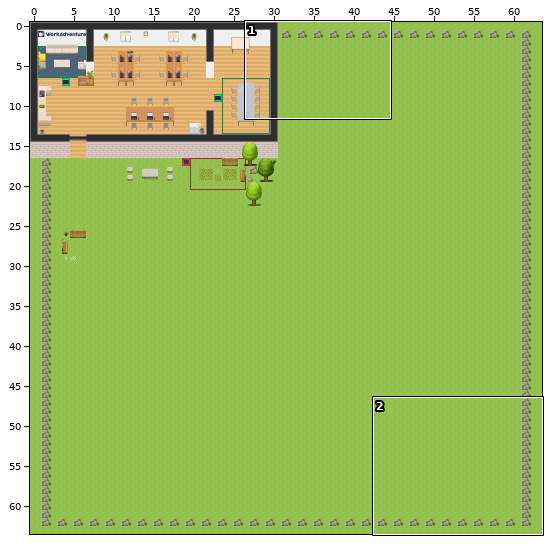
Tiled map (JSON) -- maps/map.json. The first picture is a wide view before the edit; the outline marks the close-up.
Close-up. The starting point:
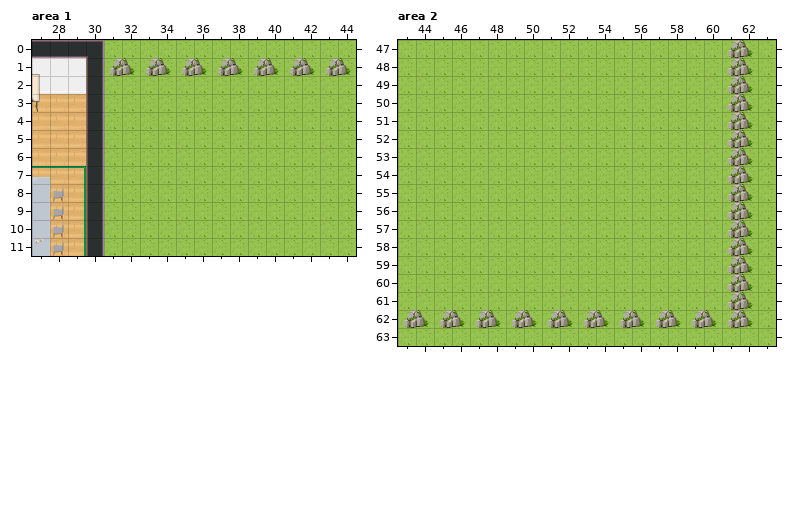
Cells are 32x32 px. Shown: area 1 x 27..44, y 0..11; area 2 x 43..63, y 47..63. The commit also changed other parts of the map, which this record leaves out.
Once edited:
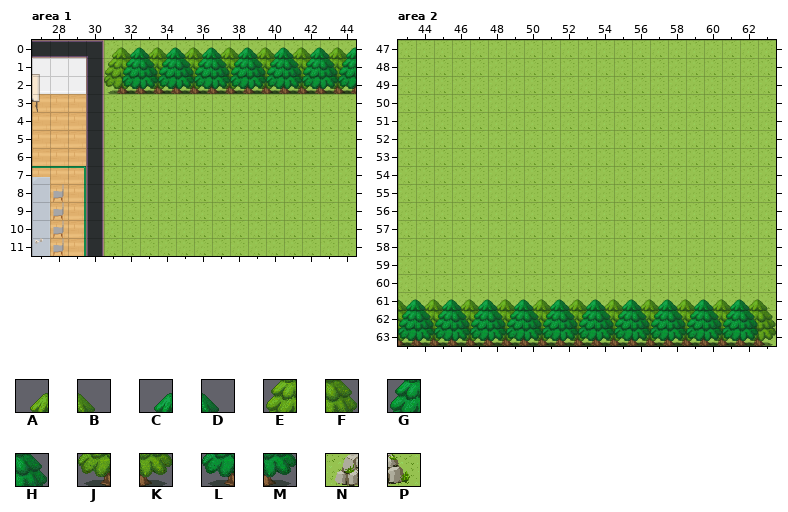
Key: from "WA_Exterior": A 278, B 279, C 281, D 282, E 303, F 304, G 306, H 307, J 328, K 329, L 331, M 332, N 797, P 798.
_ is an empty cell.
Edits made:
Layer "furniture", area 1:
y 0: x 31..44 ______________ -> ABABABABABABAB
y 1: x 31..44 NPNPNPNPNPNPNP -> EFEFEFEFEFEFEF
y 2: x 31..44 ______________ -> JKJKJKJKJKJKJK
Layer "aboveFurniture", area 1:
y 0: x 32..44 _____________ -> CDCDCDCDCDCDC
y 1: x 32..44 _____________ -> GHGHGHGHGHGHG
y 2: x 32..44 _____________ -> LMLMLMLMLMLML
Layer "furniture", area 2:
y 47..61: x 61..62 NP -> __
y 62: x 43..62 NPNPNPNPNPNPNPNPNPNP -> ____________________
Layer "abovePlayer1", area 2:
y 61: x 43..63 _____________________ -> BABABABABABABABABABAB
y 62: x 43..63 _____________________ -> FEFEFEFEFEFEFEFEFEFEF
y 63: x 43..63 _____________________ -> KJKJKJKJKJKJKJKJKJKJK
Layer "abovePlayer2", area 2:
y 61: x 43..62 ____________________ -> CDCDCDCDCDCDCDCDCDCD
y 62: x 43..62 ____________________ -> GHGHGHGHGHGHGHGHGHGH
y 63: x 43..62 ____________________ -> LMLMLMLMLMLMLMLMLMLM
Changed places in both close-ups, as pixel boxes (x1, y1, x2, y2):
changed: (104, 47, 356, 94)
changed: (398, 40, 776, 346)
